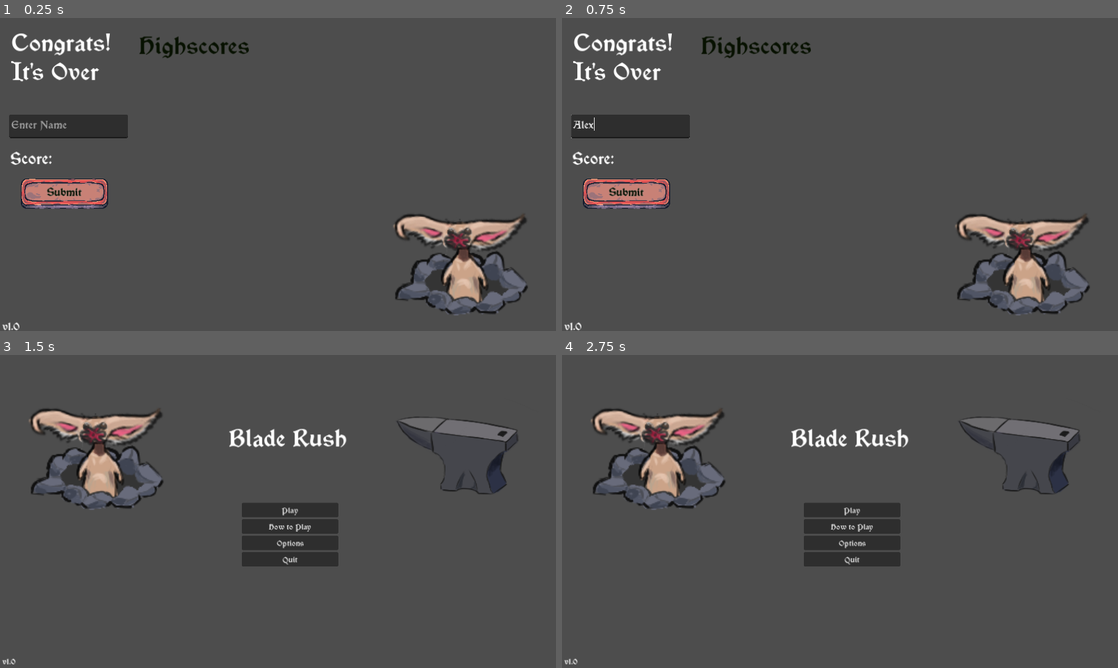
Above: before the commit, frames 1-4 (two rows, left to right).
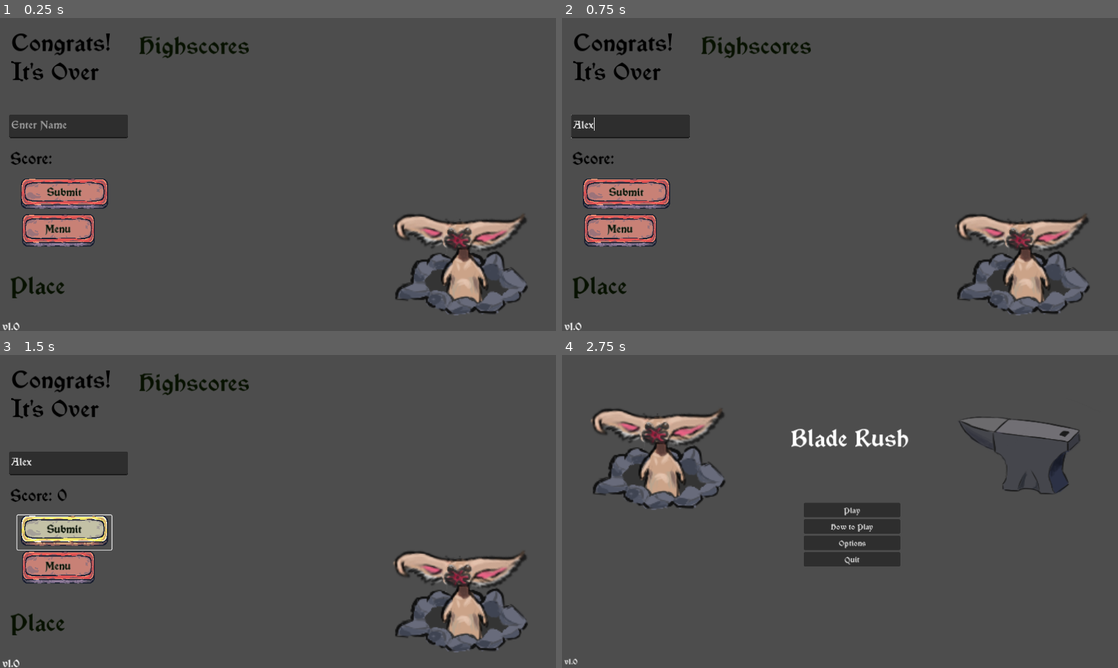
Above: after the commit, the same moments.

Repository: kevinjarocki/BladeRush2.0
Game: Godot game, scene res://endGame.tscn
Two runs of this game, one before a commit and one after it. Both use one fixed random seed, a clock stepped at 60 frames per second and the inputs below. This scene is started directly instead of the project's main scene.
Inputs (mouse positions are in pixels of both pictures, inside the frame that each line leads up to):
- Up to frame 1 (0.25 s): no input
- Up to frame 2 (0.75 s): click (628, 127) at 0.52 s; type "Alex" at 0.6 s
- Up to frame 3 (1.5 s): click "Submit" at 1.25 s
- Up to frame 4 (2.75 s): click (623, 567) at 2 s, where only the run after the commit has a clickable "Menu"

The runs differ from the first frame. In frame 1, 2.4% of the frame differs, in the area x 1-20%, y 4-90%; in frame 2, 2.4%; in frame 3, 18%, in the area x 0-95%, y 4-100%; in frame 4, nothing differs.
Error after the commit: Invalid assignment of property or key 'disable' with value of type 'bool' on a base object of type 'Button'. (res://endGame.gd:34)

Commit message:
Added material weighting and minors
Added material weighting, luxury materials spawn less often

Tax man comes every 4 days

Infrastructure for multiple leaderboards

Diff:
--- a/AnvilGame.gd
+++ b/AnvilGame.gd
@@ -80,6 +80,7 @@
 			nextClick.killInstance()
 			gameCompletedBool = true
 			gameCompleteSignal.emit(ingotInstance)
+			ingotInstance.isCompleted = true
 		if ingotSprite.frame == 2 or ingotFilter.frame ==2:
 			nextClick.killInstance()
 			gameCompletedBool = true
--- a/EndDay.gd
+++ b/EndDay.gd
@@ -38,8 +38,8 @@
 func endDay(day, money):
 	visible = true
 
-	taxesDueDate = 5 - (owner.day % 5)
-	taxesDueValue = int(4*pow((((owner.day/5)+1)*5),1.1))
+	taxesDueDate = 4 - (owner.day % 4)
+	taxesDueValue = int(4*pow((((owner.day/4)+1)*4),1.1))
 	moneyEarned = owner.money - moneyPrevTurn
 
 func _on_next_day_pressed():
--- a/Ingot.gd
+++ b/Ingot.gd
@@ -73,7 +73,6 @@
 		targetColor = Color(43.0/255,43.0/255,43.0/255,192.0/255)
 
 	$AnimatedSprite2D.modulate = targetColor
-	print("new color" ,targetColor)
 
 func bottledFire(time):
 	var originalCoolRate = materialProperties["coolRate"]
--- a/Player.gd
+++ b/Player.gd
@@ -71,7 +71,6 @@
 
 func _on_area_2d_body_entered(body):
 	station = body
-	print(station.name)
 
 func _on_area_2d_body_exited(body):
 	station = null
--- a/ScoreSingleton.gd
+++ b/ScoreSingleton.gd
@@ -1,3 +1,4 @@
 extends Node2D
 
 var score = 0
+var ldboard = "main_D"
--- a/ShopManager.gd
+++ b/ShopManager.gd
@@ -52,6 +52,7 @@
 
 var recipeProgression = ["Dagger","Scimitar","Longsword","Axe","Rapier","Sabre","Tashi","Falchion"]
 var materialProgression = ["Tin","Iron","Bronze","Rune","Gold","Mithirl","Caledonite"]
+var materialWeight = [10,20,28,31,34,37,40]
 var challengeRating = 3.0
 var level = 3
 var qualityHistory = []
@@ -113,7 +114,7 @@
 				createTaxMan()
 				activeRecipe = "Tax Man is here. Time to Pay up!"
 				activeMaterial = "Total Taxes Owed: " + str(snappedf(taxesOwed,1.0))
-			elif(day % 5 == 0):
+			elif(day % 4 == 0):
 				taxManHere = true
 				taxesOwed = int(4*pow(day,1.1))
 				createTaxMan()
@@ -143,12 +144,6 @@
 	$"GUI HUD/Kings Sigil/Sprite2D2".visible = kingsSigilActive
 	$"GUI HUD/Be Back in 5/Sprite2D3".visible = beBackIn5Active
 	$"GUI HUD/Bottled Fire/Sprite2D4".visible = bottledFireActive
-
-	#if currentFrameState != lastFrameState:
-		#if currentFrameState == 3 or currentFrameState == 2:
-			#appendQualityHistory()
-			#print("state changed in ingot")
-		#lastFrameState = currentFrameState
 
 func _on_player_interacted(station):
 
@@ -232,10 +227,6 @@
 		$Player.add_child(ingotNode)
 		ingotNode.position = handPosition
 		ingotNode.scale = Vector2(1.5,1.5)
-		#ingotSprite = ingotNode.get_node("AnimatedSprite2D")
-		#lastFrameState = ingotSprite.frame
-		#CurrentFrameState = ingotSprite.frame
-		#print(lastFrameState)
 		print ("Picked up ingot")
 
 		ingotNode.recipeProperties = recipeBook[activeRecipe]
@@ -258,7 +249,7 @@
 	if ingotCheck():
 
 		ingotNode = ingotCheck()
-		if $AnvilGame.gameCompletedBool:
+		if ingotNode.isCompleted:
 			var recipeValue = ingotNode.recipeProperties["value"]
 			var materialValue = ingotNode.materialProperties["valueMod"]
 			var sellValue = 0
@@ -270,8 +261,12 @@
 				sellValue = int(recipeValue*materialValue*2)
 			elif ingotNode.quality > 95:
 				sellValue = int(recipeValue*materialValue*1.3)
+			elif ingotNode.quality > 80:
+				sellValue = int(recipeValue*materialValue)
+			elif ingotNode.quality > 40:
+				sellValue = int(recipeValue*materialValue*(ingotNode.quality/100))
 			else:
-				sellValue = int(recipeValue*materialValue*(ingotNode.quality/100))
+				sellValue = int(recipeValue*materialValue*(ingotNode.quality/100)*.5)
 
 			if kingsSigilActive:
 				sellValue = sellValue*2
@@ -299,28 +294,56 @@
 					x.collider.owner.ExitShop()
 					createCustomer()
 
-		else: print("Sorry bar is not complete")
+		else:
+			var recipeValue = ingotNode.recipeProperties["value"]
+			var materialValue = ingotNode.materialProperties["valueMod"]
+			var sellValue = 0
+
+			rep = appendQualityHistory(0)/100 * qualityHistory.size()
+			print("rep: ",rep)
+
+			if kingsSigilActive:
+				kingsSigilActive = false
+
+			$CashRegister.drawGoldValue(0)
+			$CashRegister.get_node("Ding").play()
+			resetOrder()
+			ingotNode.queue_free()
+
+			var query := PhysicsPointQueryParameters2D.new()
+			query.collide_with_areas = true
+			query.collide_with_bodies = false
+			query.position = Vector2(173, 431)
+			var space = get_world_2d().direct_space_state
+
+			for x in get_world_2d().direct_space_state.intersect_point(query):
+
+				if x.collider.owner.is_in_group("customer"):
+					x.collider.owner.ExitShop()
+					createCustomer()
 
 	elif activeRecipe == "Awaiting Order" and get_tree().get_nodes_in_group("customer"):
 
-		challengeRating = 3 + rep/3
-		level = floor(challengeRating)
+		level = floor(3 + rep/3)
 		if level <= recipeProgression.size():
 			activeRecipe = recipeProgression[randi_range(0,level-1)]
 		else:
 			activeRecipe = recipeProgression[randi_range(0,recipeProgression.size()-1)]
 
-		challengeRating = 2 + rep/4
-		level = floor(challengeRating)
+		level = floor(2 + rep/4)
+		var weight = 0
+		var randomNum = 0
+
 		if level <= materialProgression.size():
-			activeMaterial = materialProgression[randi_range(0,level-1)]
+			randomNum = randi_range(0, materialWeight[level-1])
+
 		else:
-			activeMaterial = materialProgression[randi_range(0,materialProgression.size()-1)]
-
-		#activeRecipe = recipeBook.keys()[randi_range(0, recipeBook.size()-1)]
-		#activeMaterial = materialBook.keys()[randi_range(0, materialBook.size()-1)]
-
-
+			randomNum = randi_range(0, materialWeight[materialWeight.size()-1])
+
+		for x in materialWeight.size():
+			if randomNum <= materialWeight[x]:
+				activeMaterial = materialProgression[x]
+				break
 
 		if autoMolmol:
 			playerAtOreBox()
@@ -547,7 +570,6 @@
 	for x in qualityHistory:
 		historySum += x
 	return(historySum/qualityHistory.size())
-	print(qualityHistory)
 
 
 func _on_ingot_append_quality_history():
--- a/endGame.gd
+++ b/endGame.gd
@@ -1,15 +1,6 @@
 extends Control
 
 @onready var score = get_node("/root/ScoreSingleton")
-
-#func _ready():
-	#SilentWolf.Scores.get_high_scores().connect(sw_get_scores_complete)
-#
-  #func _on_registration_complete(sw_result: Dictionary) -> void:
-  #if sw_result.success:
-	#print("Registration succeeded!")
-  #else:
-	#print("Error: " + str(sw_result.error))
 
 func _ready():
 	SilentWolf.configure({
@@ -40,6 +31,8 @@
 
 	$Label.text = "Score: " + str(score.score)
 	print(SilentWolf.Scores.scores)
+	$Button.disable = true
+	SilentWolf.Scores.save_score($TextEdit.text, score.score, score.ldboard)
 
-	SilentWolf.Scores.save_score($TextEdit.text, score.score)
+func _on_menu_pressed():
 	get_tree().change_scene_to_file("res://menu.tscn")
--- a/endGame.tscn
+++ b/endGame.tscn
@@ -22,10 +22,9 @@
 "speed": 5.0
 }]
 
-[sub_resource type="Theme" id="Theme_3nnqx"]
-
 [sub_resource type="LabelSettings" id="LabelSettings_3m3qv"]
 font_size = 33
+font_color = Color(0, 0, 0, 1)
 
 [node name="EndGame" type="Control"]
 layout_mode = 3
@@ -53,7 +52,8 @@
 offset_top = 13.0
 offset_right = 290.0
 offset_bottom = 165.0
-theme = SubResource("Theme_3nnqx")
+theme = ExtResource("1_3lmyd")
+theme_override_colors/default_color = Color(0, 0, 0, 1)
 theme_override_fonts/normal_font = ExtResource("3_no0yc")
 theme_override_font_sizes/normal_font_size = 48
 text = "Congrats!
@@ -126,4 +126,21 @@
 stream = ExtResource("6_0408j")
 pitch_scale = 0.95
 
+[node name="Player Score" type="Label" parent="."]
+layout_mode = 0
+offset_left = 20.0
+offset_top = 516.0
+offset_right = 251.0
+offset_bottom = 575.0
+text = "Place"
+
+[node name="Menu" type="Button" parent="."]
+layout_mode = 0
+offset_left = 38.0
+offset_top = 400.0
+offset_right = 202.0
+offset_bottom = 475.0
+text = "Menu"
+
 [connection signal="pressed" from="Button" to="." method="_on_button_pressed"]
+[connection signal="pressed" from="Menu" to="." method="_on_menu_pressed"]
Not shown: 1 places in endGame.tscn that only renumber resources
